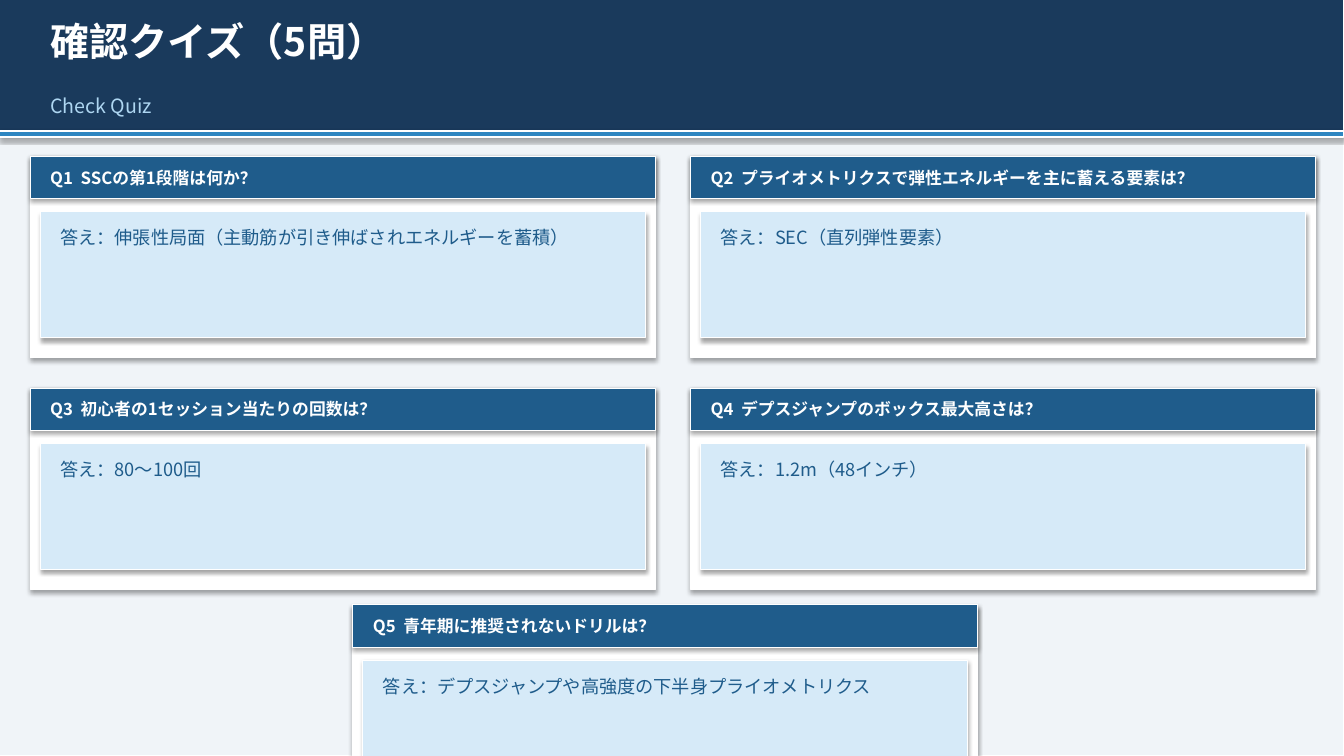
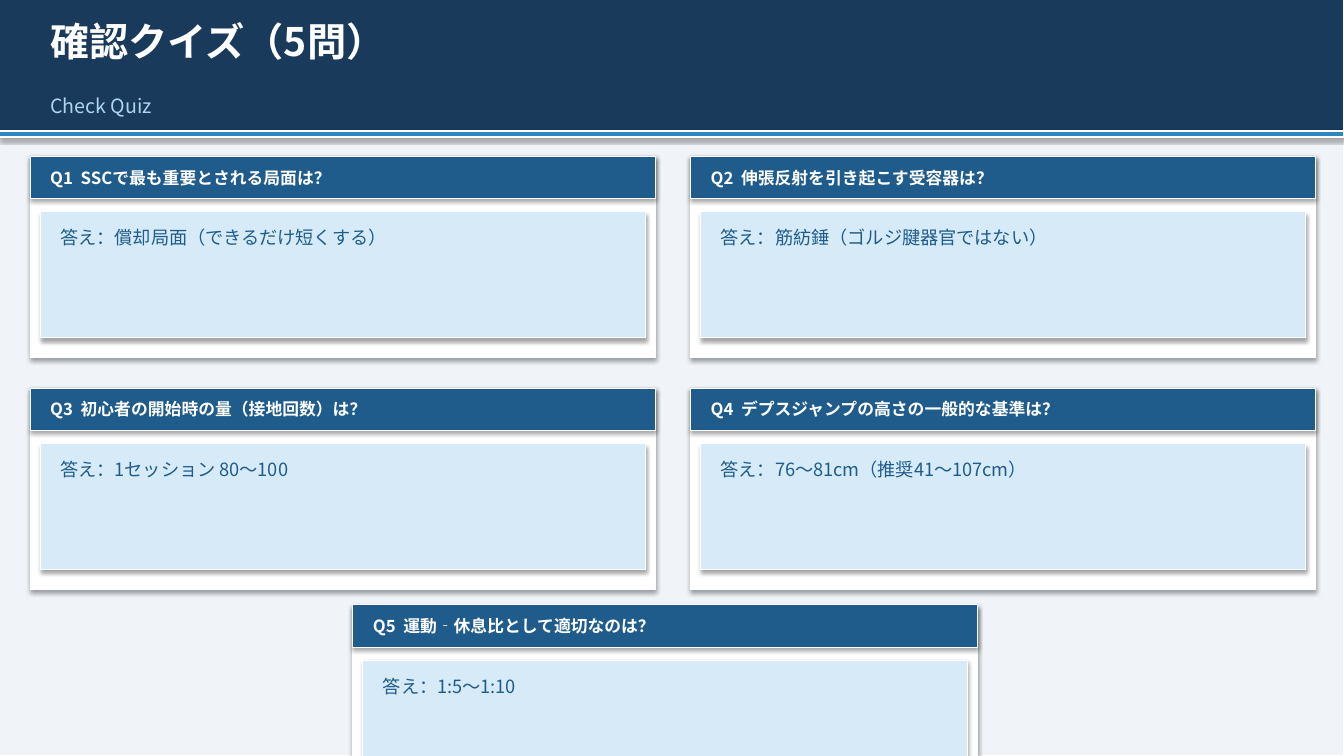
Before and after one commit to nagata2004-hub/sports-trainer-site, a slide deck: slide 20 of plyometrics/⑤プライオメトリクス講義スライド.pptx. Drawn at 1344x756 pixels with LibreOffice and Linux fonts; fonts in the diff are those of the drawing. Boxes give left, top, right and bottom in pixels: in the first picture for what was removed or moved away, otherwise in the second. Text is boxed around its words. In the diff, an @@ line names an element or a change of style, - is before the commit and + after.

```diff
--- a/plyometrics/⑤プライオメトリクス講義スライド.pptx
+++ b/plyometrics/⑤プライオメトリクス講義スライド.pptx
@@ text at (50,169,331,188): text changed @@
-Q1 SSCの第1段階は何か？
+Q1 SSCで最も重要とされる局面は？
@@ text at (711,169,993,188): text changed @@
-Q2 プライオメトリクスで弾性エネルギーを主に蓄える要素は？
+Q2 伸張反射を引き起こす受容器は？
@@ text at (60,228,386,246): text changed @@
-答え：伸張性局面（主動筋が引き伸ばされエネルギーを蓄積）
+答え：償却局面（できるだけ短くする）
@@ text at (721,228,1048,246): text changed @@
-答え：SEC（直列弾性要素）
+答え：筋紡錘（ゴルジ腱器官ではない）
@@ text at (50,400,367,419): text changed @@
-Q3 初心者の1セッション当たりの回数は？
+Q3 初心者の開始時の量（接地回数）は？
@@ text at (711,400,1059,419): text changed @@
-Q4 デプスジャンプのボックス最大高さは？
+Q4 デプスジャンプの高さの一般的な基準は？
@@ text at (60,461,289,478): text changed @@
-答え：80〜100回
+答え：1セッション 80〜100
@@ text at (721,460,1027,478): text changed @@
-答え：1.2m（48インチ）
+答え：76〜81cm（推奨41〜107cm）
@@ text at (373,617,654,636): text changed @@
-Q5 青年期に推奨されないドリルは？
+Q5 運動‐休息比として適切なのは？
@@ text at (383,678,516,695): text changed @@
-答え：デプスジャンプや高強度の下半身プライオメトリクス
+答え：1:5〜1:10
```
Also in this commit, not shown: 19 other slides changed, 4 other files.
